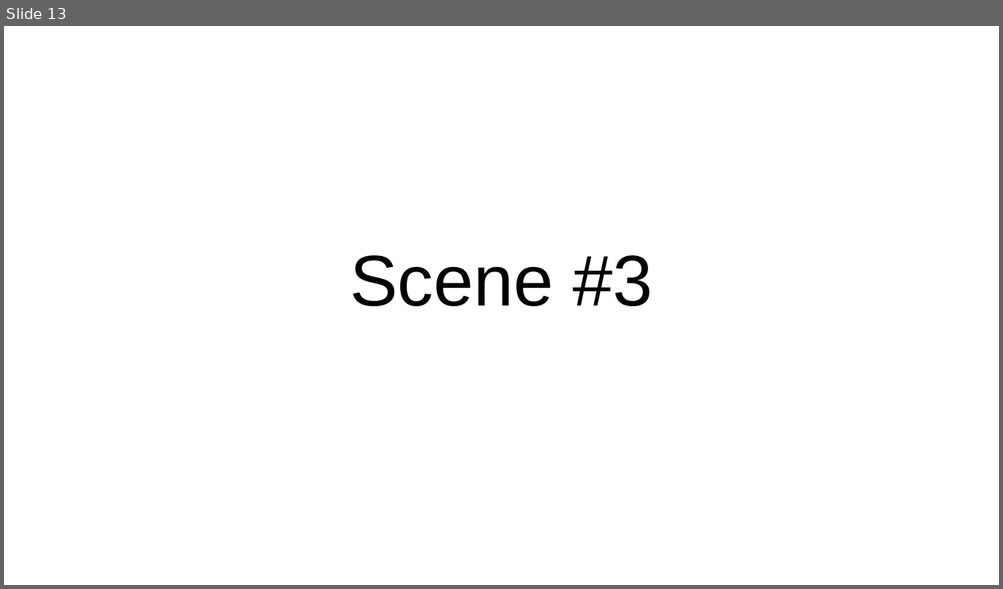
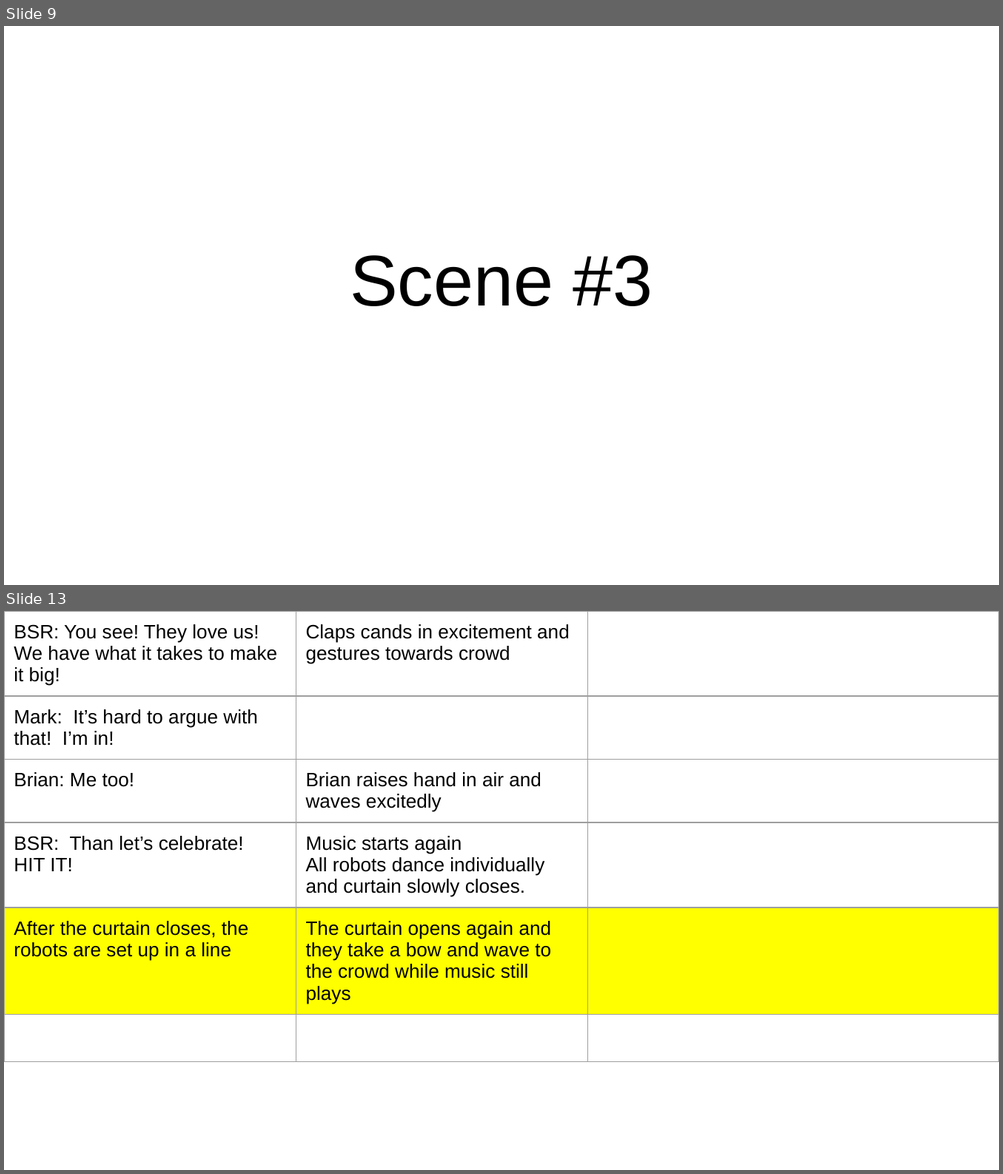
Before and after one commit to poanessa/RobotTheater2017, a slide deck: Capstone play_ Motion Library.pptx. Shown one above the other, each under a label of ours: slide 13 before the commit, slides 9 and 13 after it; the slides between them are not shown. The pictures are 1003x589 and 1003x1174 pixels, drawn with LibreOffice and Linux fonts; fonts in the diff are those of the drawing. Boxes give left, top, right and bottom in pixels: in the first picture for what was removed or moved away, otherwise in the second. Text is boxed around its words. In the diff, an @@ line names an element or a change of style, - is before the commit and + after.

```diff
--- a/Capstone play_ Motion Library.pptx
+++ b/Capstone play_ Motion Library.pptx
@@ slide 13 added at [4, 611, 999, 1170], background #FFFFFF @@
@@ table added at [4, 611, 998, 1008], 6 rows, 3 columns @@
+BSR: You see! They love us! / We have what it takes to make it big! | Claps cands in excitement and gestures towards crowd | 
+Mark: It’s hard to argue with that! I’m in! |  | 
+Brian: Me too! | Brian raises hand in air and waves excitedly | 
+BSR: Than let’s celebrate! / HIT IT! | Music starts again / All robots dance individually and curtain slowly closes. | 
+After the curtain closes, the robots are set up in a line | The curtain opens again and they take a bow and wave to the crowd while music still plays | 
+ |  | 
@@ what was slide 13 is now slide 9 @@
```
Also in this commit, not shown: 1 slide changed, 10 other slides added, 9 slides removed.
